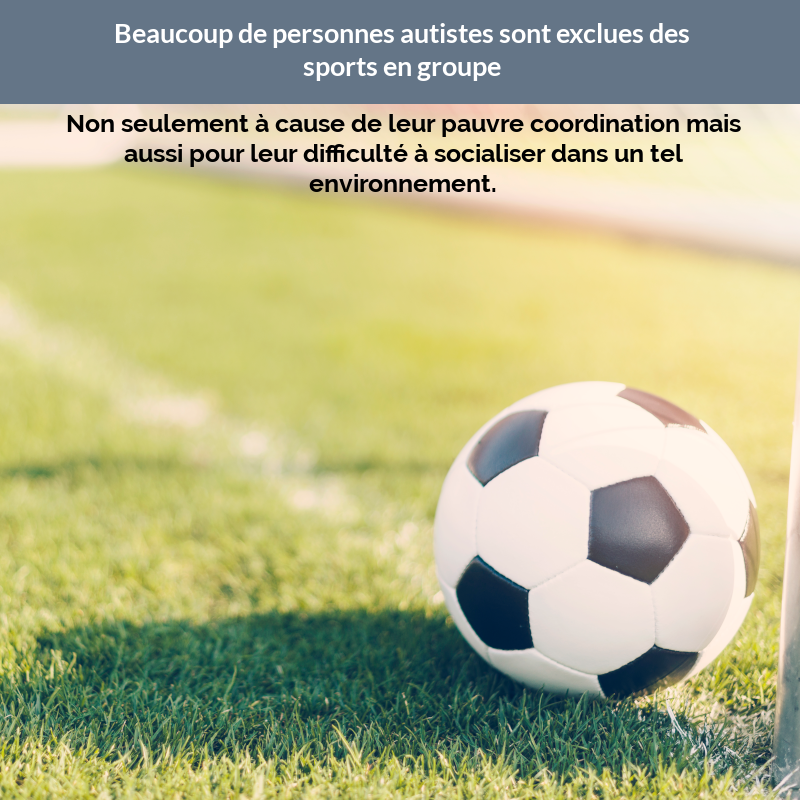
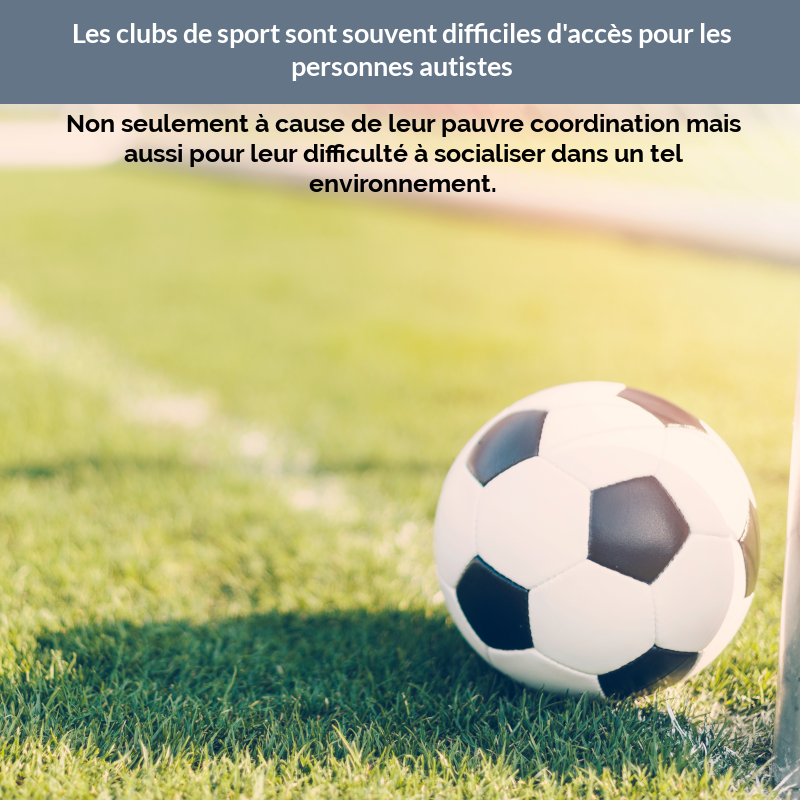
The second w=800, h=800 image is a revision of the first. Changes to its layers:
renamed "Beaucoup de personnes autistes..." to "Les clubs de sport sont souven...", painted on it over [73, 23, 731, 81]
